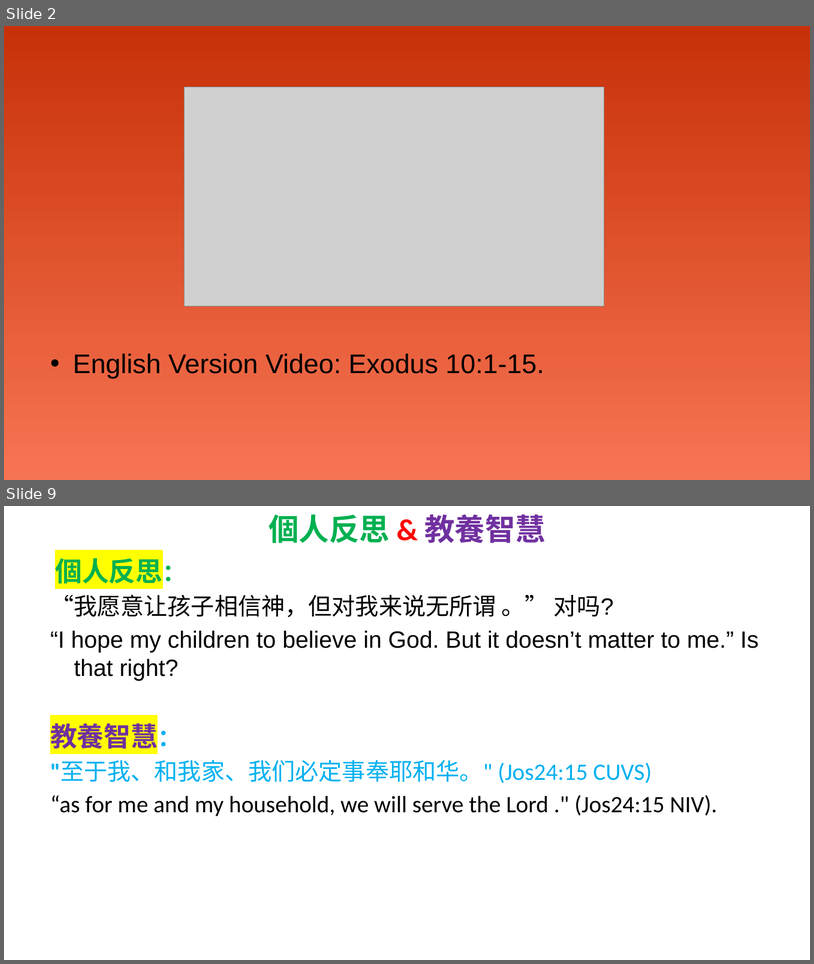
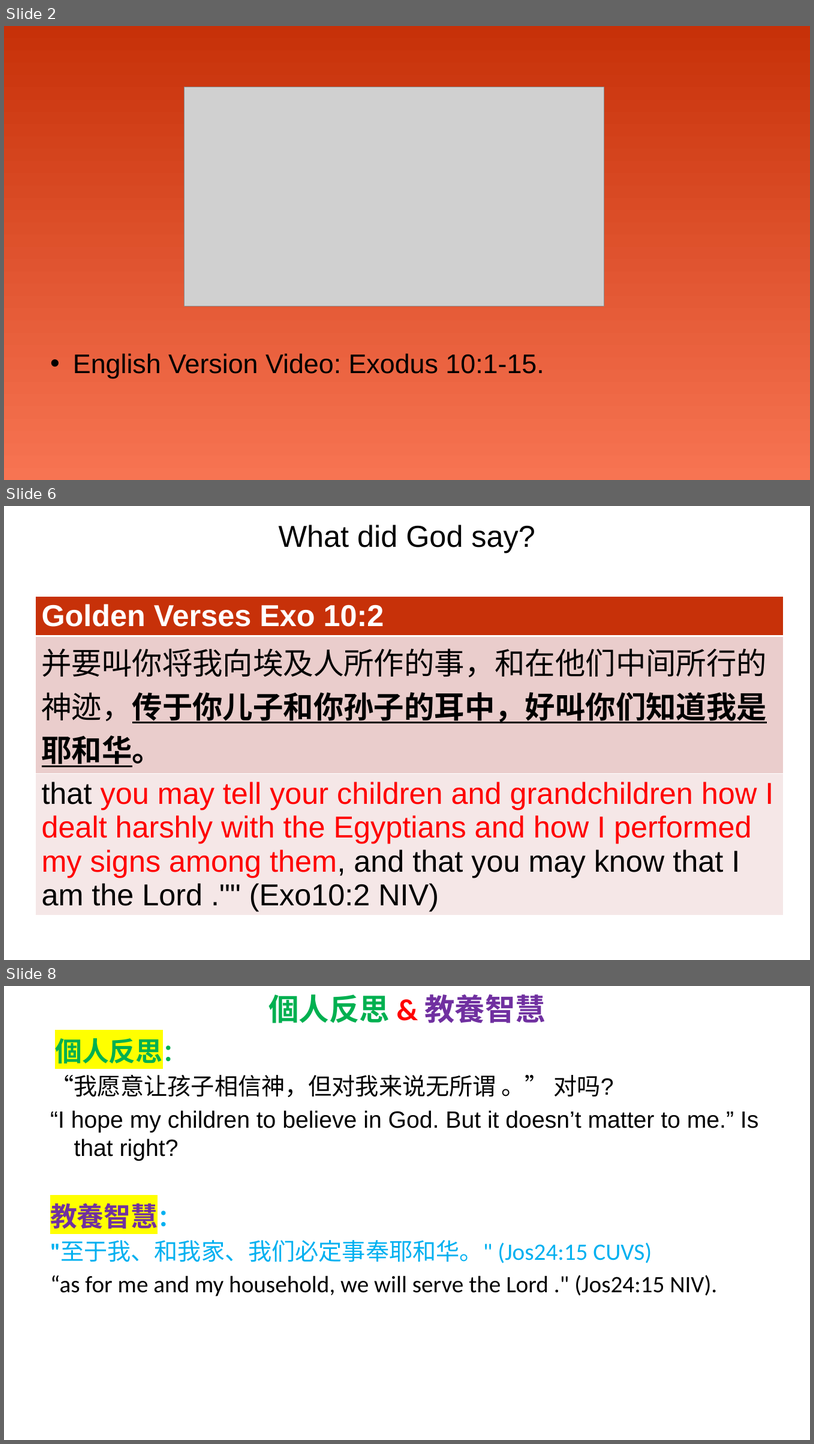
Before and after one commit to wdingbox/accc_2025_pp, a slide deck: ppt/Exodus/exo10_1_15.pptx. Shown one above the other, each under a label of ours: slides 2 and 9 before the commit, slides 2, 6 and 8 after it; the slides between them are not shown. The pictures are 814x964 and 814x1444 pixels, drawn with LibreOffice and Linux fonts; fonts in the diff are those of the drawing; grey boxes stand for pictures; background and template pictures are left out. Boxes give left, top, right and bottom in pixels: in the first picture for what was removed or moved away, otherwise in the second. Text is boxed around its words. In the diff, an @@ line names an element or a change of style, - is before the commit and + after.

```diff
--- a/ppt/Exodus/exo10_1_15.pptx
+++ b/ppt/Exodus/exo10_1_15.pptx
@@ slide 6 added at (4, 506, 810, 960), background picture (left out) @@
@@ title added at (279, 525, 535, 553), 36 pt, text #000000 @@
+What did God say?
@@ table added at (35, 596, 785, 913), 3 rows, 1 columns @@
+Golden Verses Exo 10:2
+并要叫你将我向埃及人所作的事，和在他们中间所行的神迹，传于你儿子和你孙子的耳中，好叫你们知道我是耶和华。
+that you may tell your children and grandchildren how I dealt harshly with the Egyptians and how I performed my signs among them, and that you may know that I am the Lord ."" (Exo10:2 NIV)
@@ what was slide 9 is now slide 8 @@
```
Also in this commit, not shown: 3 slides changed, 1 other slide added, 3 slides removed, 5 other files.
